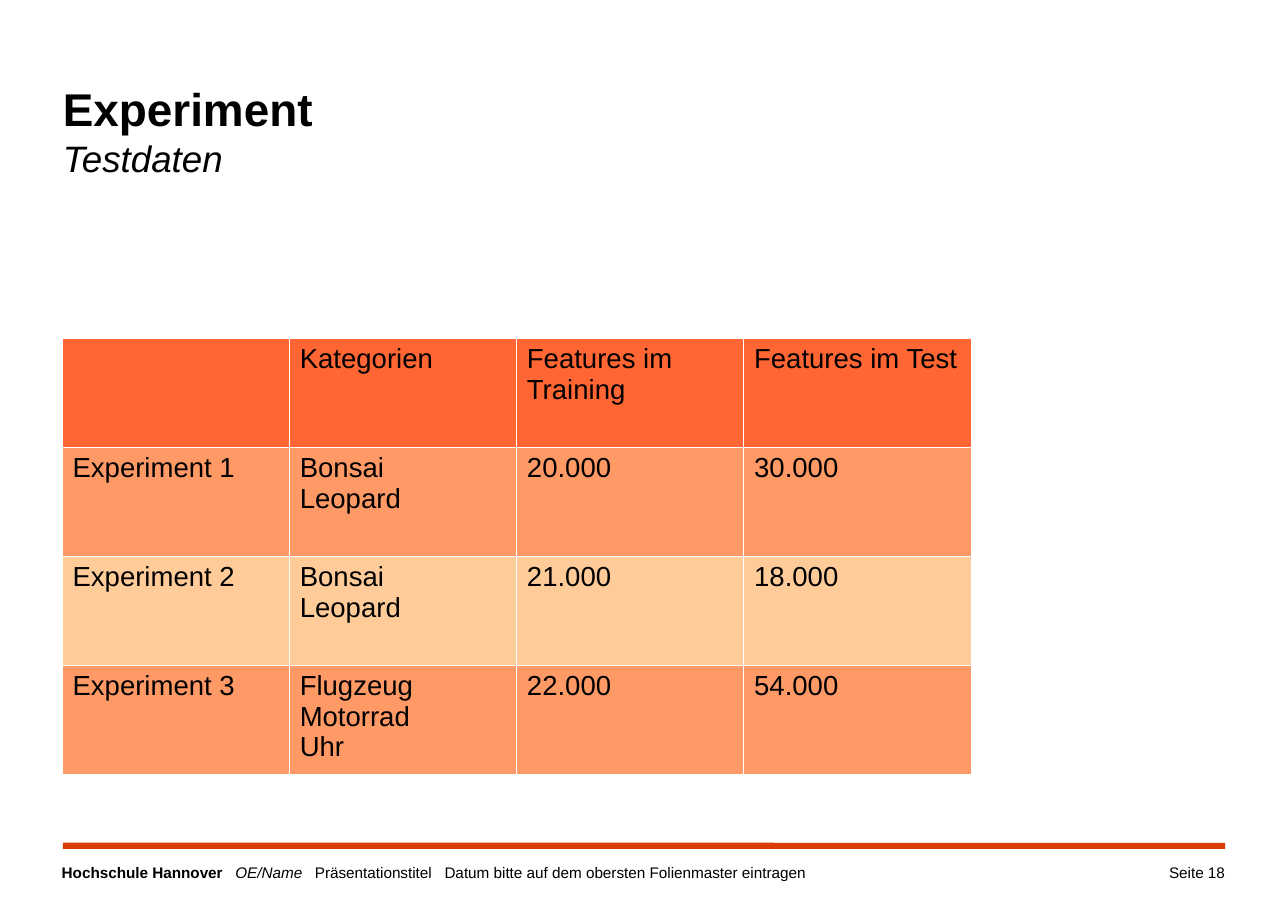
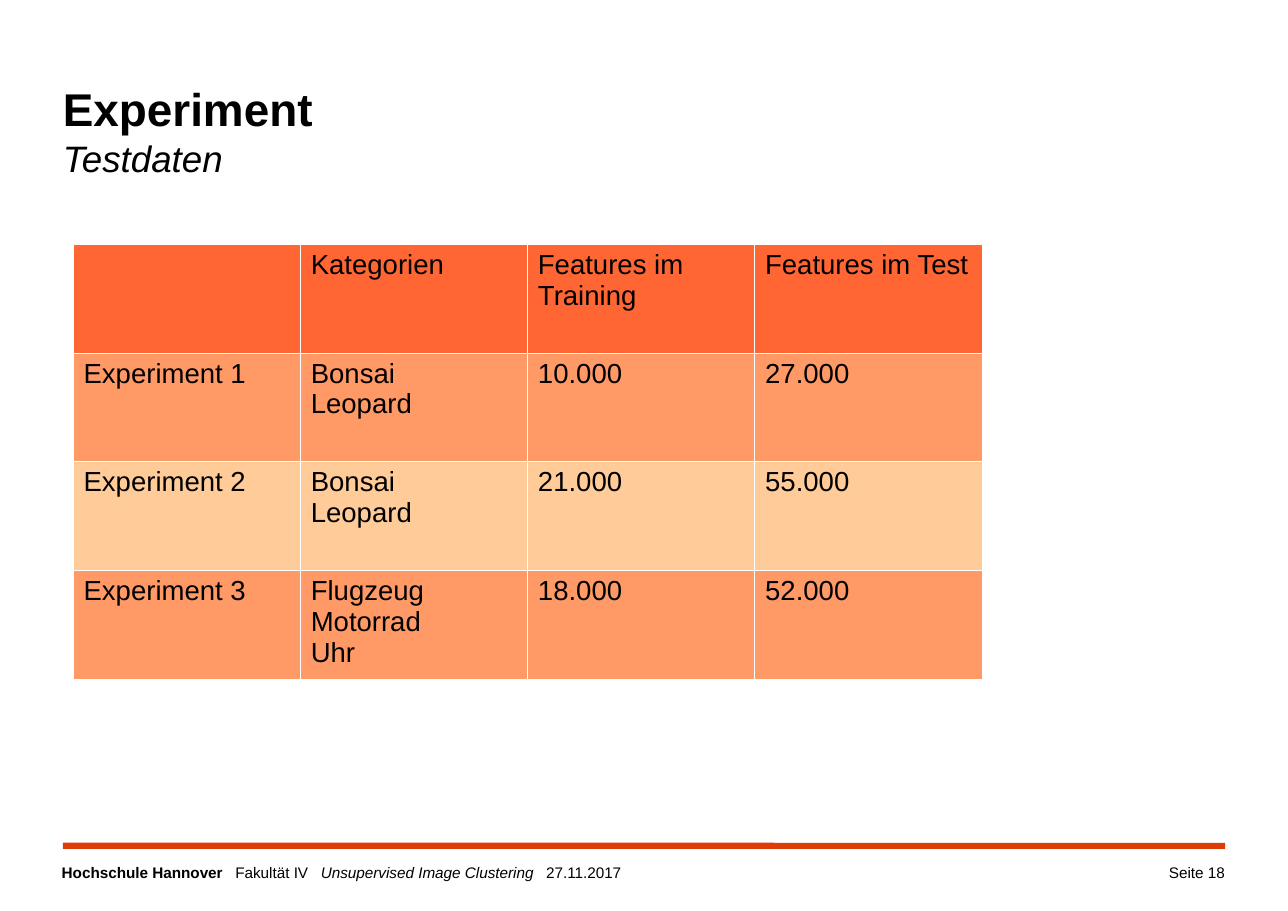
Before and after one commit to a-cl/ma-thesis, a slide deck: slide 18 of kolloquim.pptx. Drawn at 1288x911 pixels with LibreOffice and Linux fonts; fonts in the diff are those of the drawing; background and template pictures are left out. Boxes give left, top, right and bottom in pixels: in the first picture for what was removed or moved away, otherwise in the second. Text is boxed around its words. In the diff, an @@ line names an element or a change of style, - is before the commit and + after.

```diff
--- a/kolloquim.pptx
+++ b/kolloquim.pptx
@@ table at [73, 243, 982, 679] @@
-row 2, column 3: 20.000
+row 2, column 3: 10.000
-row 2, column 4: 30.000
+row 2, column 4: 27.000
-row 3, column 4: 18.000
+row 3, column 4: 55.000
-row 4, column 3: 22.000
+row 4, column 3: 18.000
-row 4, column 4: 54.000
+row 4, column 4: 52.000
@@ table: place and size @@
-table at [62, 338, 971, 773]
+table at [73, 243, 982, 679]
@@ text at [62, 867, 621, 882]: text changed @@
-Hochschule Hannover OE/Name Präsentationstitel Datum bitte auf dem obersten Folienmaster eintragen
+Hochschule Hannover Fakultät IV Unsupervised Image Clustering 27.11.2017
```
Also in this commit, not shown: 21 other slides changed, 4 slides added, 3 slides removed.
